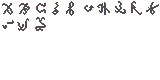
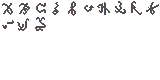
Comparing the layer stacks of the two w=160, h=80 images. Changes:
painted on "Background" over bbox(66, 1, 76, 16)
